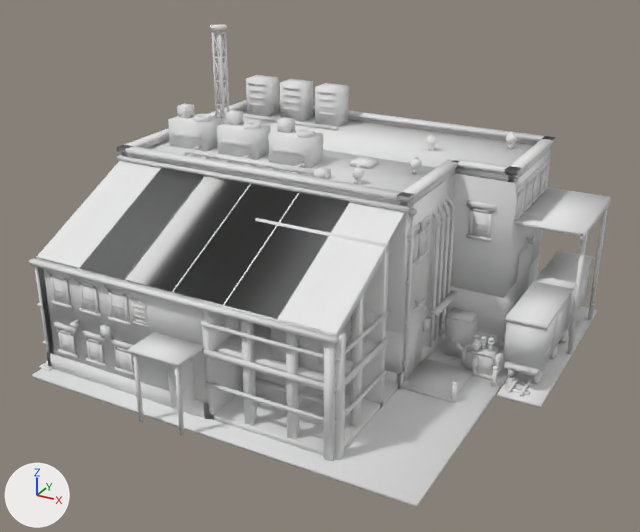
What one commit did to the glTF model price-of-everything-0.1/assets/supply_chain_3d/high_tech_manufactory_lvl3_contour.glb.
One viewpoint serves both versions: a 50 mm camera at (0.847, -1.585, 0.987) aimed at (0.004, -0.052, 0.221). Every picture has the same lights, and +X, +Y and +Z are marked at lower left. The first picture is the older version. Vertices at exactly the same position are counted once.

The first picture shows 'high_tech_manufactory_contour'.
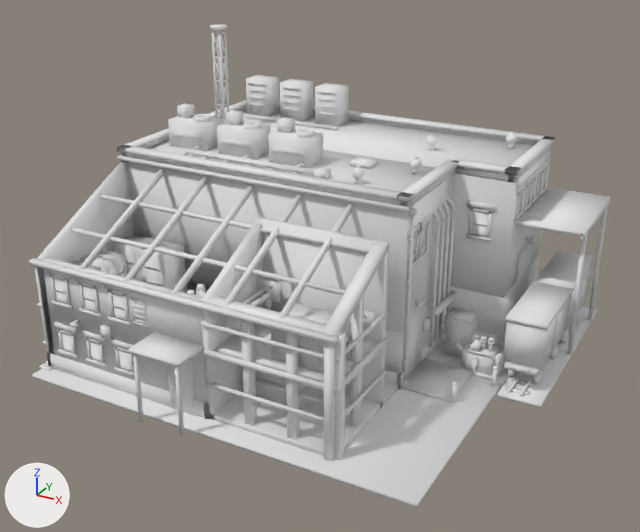
Changed parts and their boxes (x1, y1, x2, y2) in the pictures (640 x 532 px):
part 1 of me_high_tech_manufactory_contour, deleted: before (37, 160, 546, 371)
part 2 of me_high_tech_manufactory_contour, cut back: (412, 227, 427, 263) in both
part 3 of me_high_tech_manufactory_contour, reshaped: before (471, 211, 489, 238); after (472, 211, 489, 237)

The edits, one by one:
me_high_tech_manufactory_contour is used by ob_high_tech_manufactory_contour; location (0.0, 0.0, 0.0).
me_high_tech_manufactory_contour had 10572 vertices, 19150 faces and spanned x -0.5..0.5, y -0.467..0.467, z 0.0..0.66.
me_high_tech_manufactory_contour now has 10444 vertices, 18972 faces and spans x -0.5..0.5, y -0.467..0.467, z 0.0..0.66.
me_high_tech_manufactory_contour part 1: 11 loose pieces with 104 vertices, spanning x -0.479..0.353, y -0.391..0.406, z 0.058..0.404, are deleted.
Part 2, on me_high_tech_manufactory_contour:
16 vertices are removed from x 0.222..0.223, y -0.082..0.006, z 0.275..0.337.
52 faces are deleted.
28 new faces join them.
Part 3, on me_high_tech_manufactory_contour:
8 vertices are removed from x 0.265..0.306, y 0.154..0.155, z 0.268..0.331.
26 faces are deleted.
14 new faces join them.
